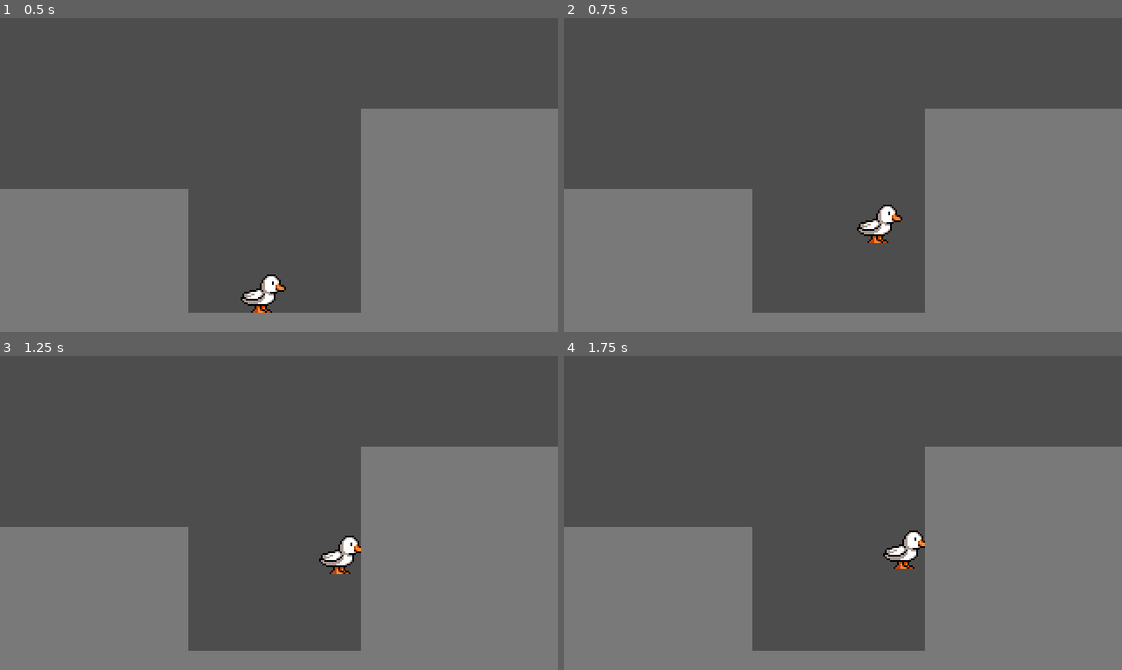
Above: before the commit, frames 1-4 (two rows, left to right).
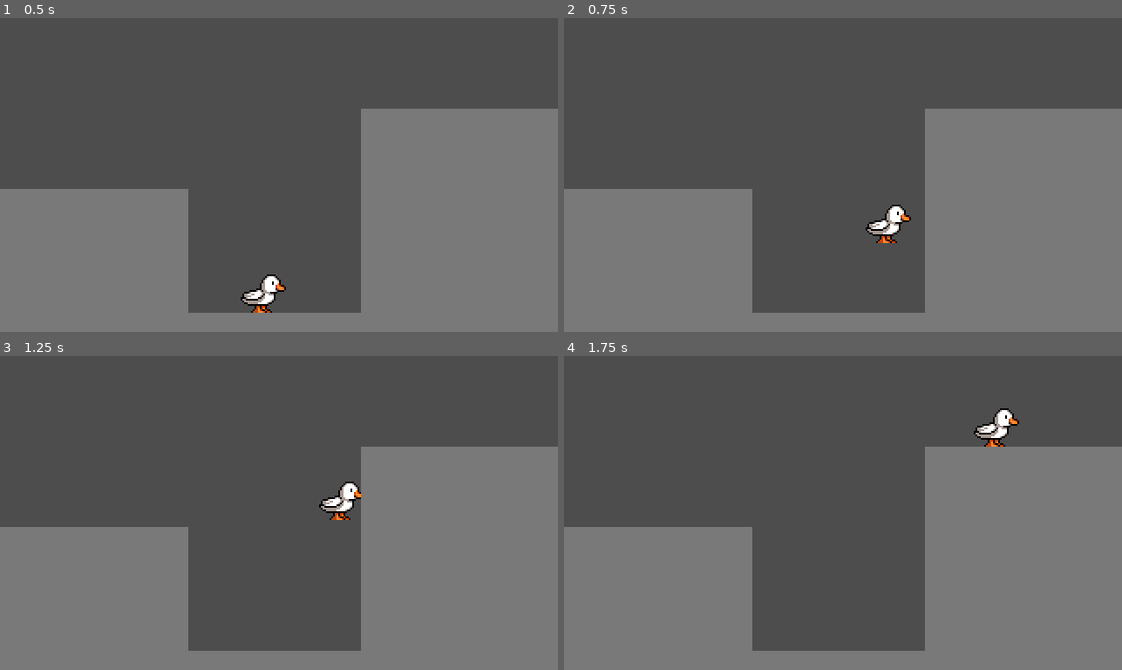
Above: after the commit, the same moments.

Repository: Wacky-Games-Studio/Game
Game: Godot game, scene res://test_level.tscn
Two runs of this game, one before a commit and one after it. Both use one fixed random seed, a clock stepped at 60 frames per second and the inputs below.
Inputs:
- Up to frame 1 (0.5 s): no input
- Up to frame 2 (0.75 s): tap Enter at 0.5 s; hold D (walk_right) from 0.53 s (still down); tap W (jump) at 0.6 s
- Up to frame 3 (1.25 s): keep holding D (walk_right); tap W (jump) at 0.77, 1.07 s
- Up to frame 4 (1.75 s): keep holding D (walk_right); tap W (jump) at 1.35, 1.52 s

Frame 1 is identical in both runs. In frame 2, 0.6% of the frame differs, in the area x 52-63%, y 59-72%; in frame 3, 1.0%; in frame 4, 1.0%, in the area x 57-82%, y 16-68%.

Commit message:
added wall jump and slide

Diff:
--- a/entities/player/player.tscn
+++ b/entities/player/player.tscn
@@ -41,7 +41,8 @@
 idle_state = NodePath("../Idle")
 fall_state = NodePath("../Fall")
 
-[node name="Fall" type="Node" parent="StateMachine" node_paths=PackedStringArray("move_state", "idle_state")]
+[node name="Fall" type="Node" parent="StateMachine" node_paths=PackedStringArray("move_state", "idle_state", "jump_state")]
 script = ExtResource("7_3thvh")
 move_state = NodePath("../Walk")
 idle_state = NodePath("../Idle")
+jump_state = NodePath("../Jump")
--- a/entities/player/states/fall.gd
+++ b/entities/player/states/fall.gd
@@ -2,17 +2,28 @@
 
 @export var move_state: State
 @export var idle_state: State
+@export var jump_state: State
+
+func process_input(event: InputEvent) -> State:
+	if Input.is_action_just_pressed("jump") and parent.is_on_wall_only():
+		return jump_state
+
+	return null
 
 func process_physics(delta: float) -> State:
 	parent.velocity.y += gravity * delta
 
 	var dir = Input.get_axis("walk_left", "walk_right")
 
+	if parent.is_on_wall_only():
+		parent.velocity.y = min(parent.velocity.y, wall_slide_gravity)
+
 	if dir != 0:
 		parent.velocity.x = lerp(parent.velocity.x, dir * speed, acceleration)
 		parent.sprite.flip_h = dir < 0
 
 	parent.velocity.x =  lerp(parent.velocity.x, dir * speed, acceleration)
+
 	parent.move_and_slide()
 
 	if parent.is_on_floor():
--- a/entities/player/states/jump.gd
+++ b/entities/player/states/jump.gd
@@ -5,10 +5,16 @@
 @export var fall_state: State
 
 func enter():
-	parent.velocity.y = jump_speed
+	if parent.is_on_floor():
+		parent.velocity.y = jump_speed
+	elif parent.is_on_wall_only():
+		parent.velocity = Vector2(parent.get_wall_normal().x * wall_jump_pushback, jump_speed)
 
 func process_physics(delta: float) -> State:
 	parent.velocity.y += gravity * delta
+
+	if parent.is_on_wall_only() and Input.is_action_just_pressed("jump"):
+		parent.velocity = Vector2(parent.get_wall_normal().x * wall_jump_pushback, jump_speed)
 
 	if parent.velocity.y >  0:
 		return fall_state
--- a/entities/player/states/state.gd
+++ b/entities/player/states/state.gd
@@ -4,9 +4,11 @@
 @export var animation_name: String
 @export var speed := 200
 @export var jump_speed := -450
+@export var wall_jump_pushback := -225
 @export var gravity := 2000
-@export_range(0.0, 1.0) var friction := 0.1
-@export_range(0.0 , 1.0) var acceleration := 0.25
+@export var wall_slide_gravity := 100
+@export_range(0.0, 1.0) var friction := 0.3
+@export_range(0.0 , 1.0) var acceleration := 0.4
 
 # Hold a reference to the parent so that it can be controlled by the state
 var parent: Player
